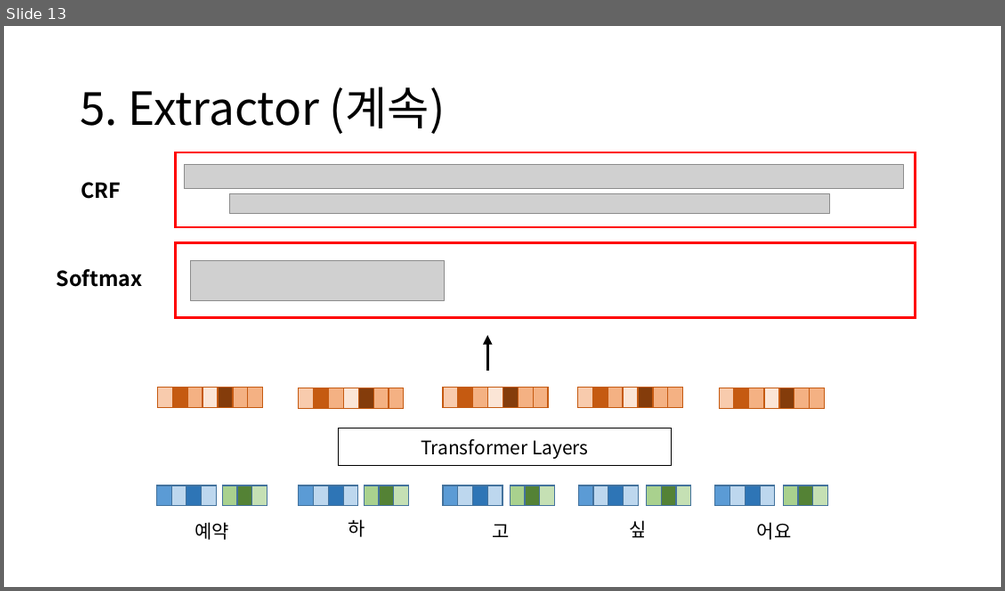
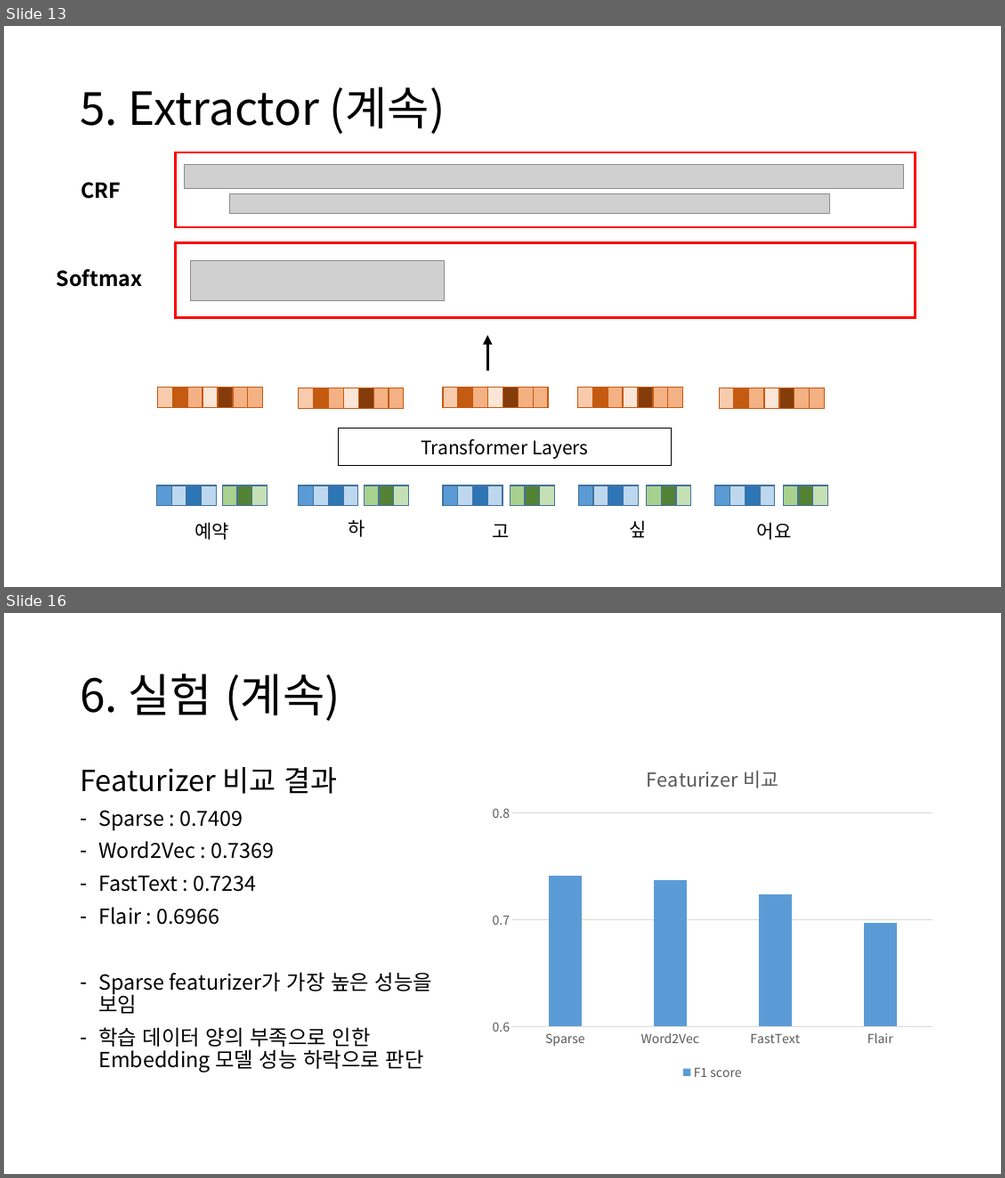
Before and after one commit to yongsun-yoon/chatbot, a slide deck: Rasa custom NLU 모델 개발.pptx. Shown one above the other, each under a label of ours: slide 13 before the commit, slides 13 and 16 after it; the slides between them are not shown. The pictures are 1005x591 and 1005x1178 pixels, drawn with LibreOffice and Linux fonts; fonts in the diff are those of the drawing; grey boxes stand for pictures. Boxes give left, top, right and bottom in pixels: in the first picture for what was removed or moved away, otherwise in the second. Text is boxed around its words. In the diff, an @@ line names an element or a change of style, - is before the commit and + after.

```diff
--- a/Rasa custom NLU 모델 개발.pptx
+++ b/Rasa custom NLU 모델 개발.pptx
@@ slide 16 added at <box>4,613,1001,1174</box>, background #FFFFFF @@
@@ title added at <box>80,674,340,721</box>, 44 pt, text #000000 @@
+6. 실험 (계속)
@@ text added at <box>80,767,432,1072</box>, 20 pt, text #000000 @@
+Featurizer 비교 결과
+– Sparse : 0.7409
+– Word2Vec : 0.7369
+– FastText : 0.7234
+– Flair : 0.6966
+– Sparse featurizer가 가장 높은 성능을 보임
+– 학습 데이터 양의 부족으로 인한 Embedding 모델 성능 하락으로 판단
@@ column chart added at <box>484,751,942,1085</box> @@
+title "Featurizer 비교 "
+categories: Sparse, Word2Vec, FastText, Flair
+F1 score: 0.74, 0.74, 0.72, 0.7
```
Also in this commit, not shown: 3 slides changed, 2 other slides added.
